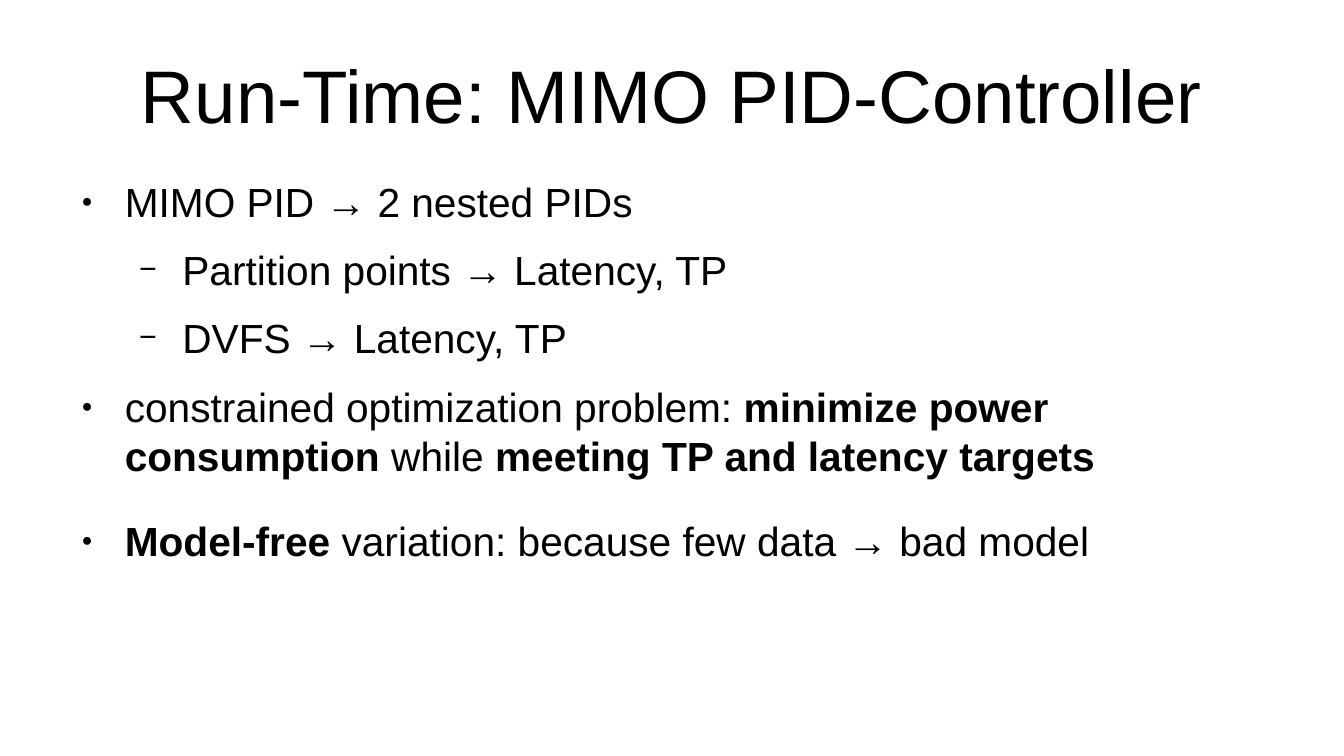
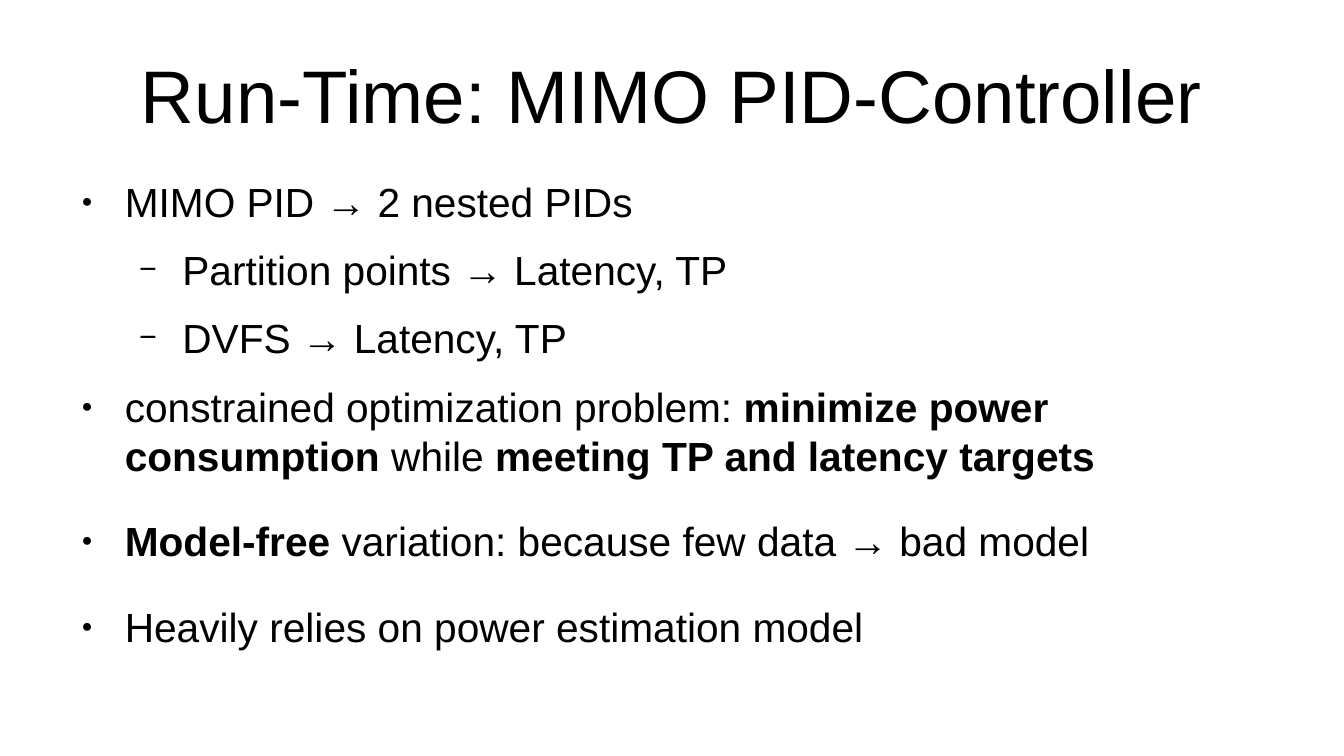
Before and after one commit to ar000001/power-optimization-governor, a slide deck: slide 5 of presentation/Governor Presentation.pptx (slide 4 before the commit). Drawn at 1344x756 pixels with LibreOffice and Linux fonts; fonts in the diff are those of the drawing. Boxes give left, top, right and bottom in pixels: in the first picture for what was removed or moved away, otherwise in the second. Text is boxed around its words. In the diff, an @@ line names an element or a change of style, - is before the commit and + after.

Commit message:
Updated presentation

```diff
--- a/presentation/Governor Presentation.pptx
+++ b/presentation/Governor Presentation.pptx
@@ text at bbox=[125, 612, 864, 650]: paragraph added @@
+● Heavily relies on power estimation model
```
Also in this commit, not shown: 1 slide added.
